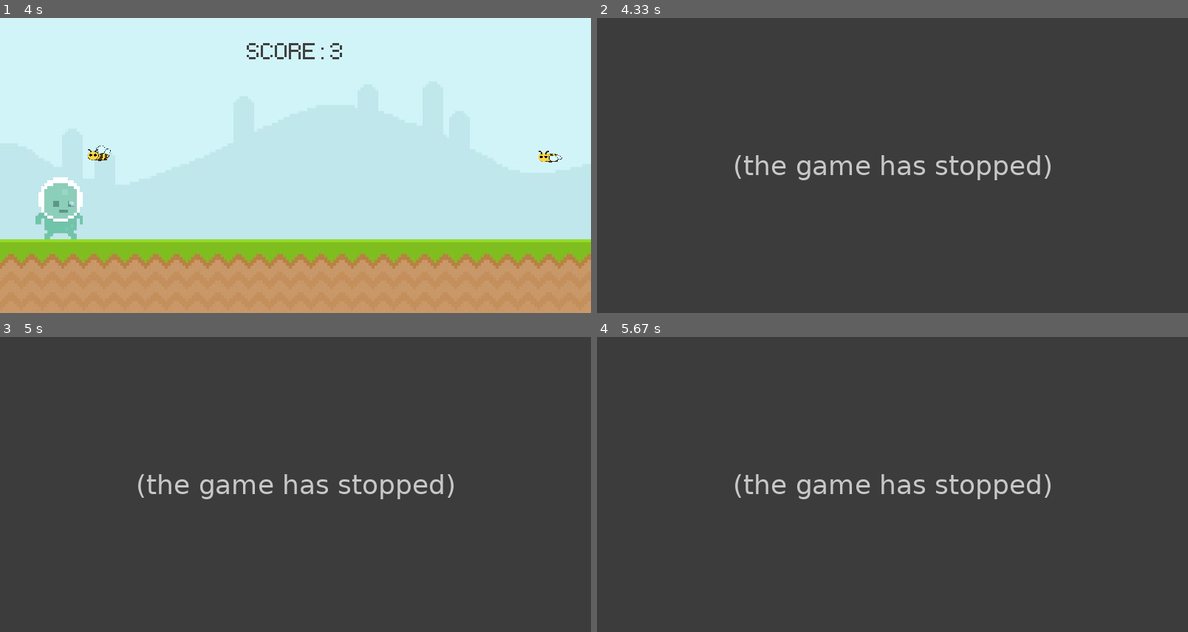
Above: before the commit, frames 1-4 (two rows, left to right).
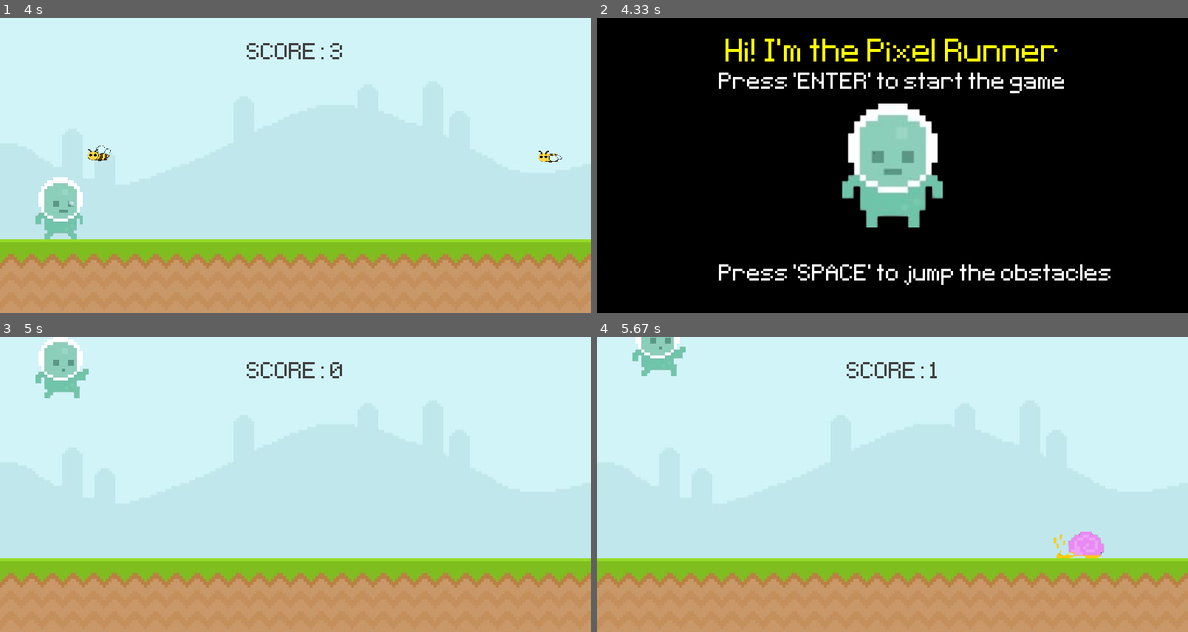
Above: after the commit, the same moments.

Repository: arushi32588/pygame.runner
Game: pygame game, started from runner.py
Same seed, same stepped clock (60 frames per second), same inputs: the game is played once before the commit and once after it.
Inputs:
- Up to frame 1 (4 s): tap Space at 0.33, 2.17, 3.07, 3.37, 3.55, 3.77 s
- Up to frame 2 (4.33 s): tap Space at 4.05, 4.27 s
- Up to frame 3 (5 s): tap Space at 4.48, 4.95 s
- Up to frame 4 (5.67 s): tap Space at 5.17 s

Frame 1 is identical in both runs. In frame 2, 100% of the frame differs, in the area x 0-100%, y 0-100%; in frame 3, 100%; in frame 4, 100%.
Error before the commit: NameError: name 'players' is not defined (runner.py line 290); the game stopped at 4.07 s (later frames are placeholders)

Commit message:
Cleaned the final code.

Diff:
--- a/runner.py
+++ b/runner.py
@@ -163,10 +163,6 @@
 
 game_over = font2.render('Game over', False, 'Red')
 game_over_rect = game_over.get_rect(center =(400, 50))
-
-
-leaderboard = font1.render('LEADERBOARD', False, 'Yellow')
-leaderboard_rect = leaderboard.get_rect(center = (400, 90))
 
 #Timer
 obstacle_timer = pygame.USEREVENT + 1
@@ -283,13 +279,9 @@
     else:
         screen.fill('Black')
         screen.blit(game_over, game_over_rect)
-        screen.blit(leaderboard, leaderboard_rect)
         final_score = game_time
         player_score = font1.render(f'Your score: {final_score}', False, 'White')
         player_score_rect = player_score.get_rect(center=(400, 350))
-        leaderboard = font3.render(f'{players}         {final_score}', False, 'Yellow')
-        leaderboard_rect = leaderboard.get_rect(center = (400, 90))
-        screen.blit(leaderboard, leaderboard_rect)
         screen.blit(player_score, player_score_rect)
         player_rect.midbottom = (80, 300)
         player_gravity = 0
